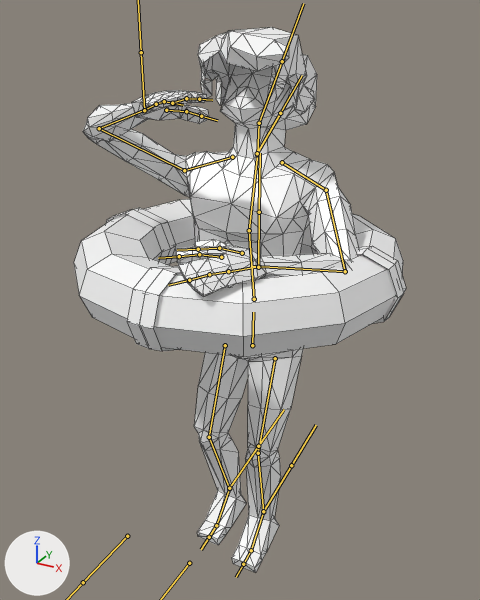
The FBX model Assets/Models/Human.fbx, before and after one commit.
The view is the same before and after, from a 50 mm lens placed at (0.955, -1.806, 1.862), pointed at (-0.015, -0.042, 0.98). Every picture has the same lights, and +X, +Y and +Z are marked at lower left. Both versions are drawn at frame 11 of the action 'Armature|GrabRope'; the numbers are the values there. The bones that bend it are drawn over the model as lines. Mesh edges are drawn as thin lines.

Objects in the first picture: 'Character_Hair_Male_01', 'Character_Male_Face_01', 'Torus', 'Torus.002'.
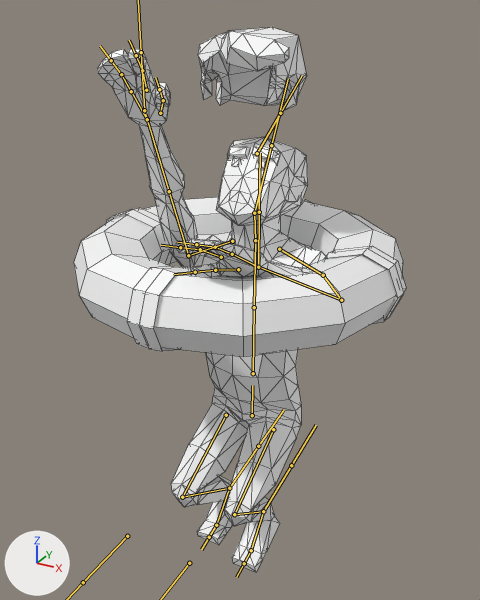
The change in detail:
Bone 'Hips' (bone_hips) moves from (0.0, 0.0, 0.0) to (0.0, -0.288, -0.017).
Bone 'Hips' (bone_hips) turns from (1, 0, 0) to (2, 0, 0) degrees about its own x, y and z.
Bone 'Spine' (bone_spine) turns from (5, 0, 0) to (-6, 0, 0) degrees about its own x, y and z.
Bone 'Chest' (bone_chest) turns from (-16, 0, 0) to (6, 0, 0) degrees about its own x, y and z.
Bone 'UpperArm.L' (bone_upperarm_l) turns from (40, 29, -27) to (57, -1, 21) degrees about its own x, y and z.
Bone 'LowerArm.L' (bone_lowerarm_l) turns from (80, -10, 0) to (52, -25, 31) degrees about its own x, y and z.
Bone 'UpperArm.R' (bone_upperarm_r) turns from (43, 3, 3) to (79, 26, -27) degrees about its own x, y and z.
Bone 'LowerArm.R' (bone_lowerarm_r) turns from (89, -14, 39) to (-3, 22, 4) degrees about its own x, y and z.
Bone 'UpperLeg.L' (bone_upperleg_l) turns from (24, -2, -3) to (69, -2, -4) degrees about its own x, y and z.
Bone 'LowerLeg.L' (bone_lowerleg_l) turns from (-33, 0, -1) to (-115, -2, -1) degrees about its own x, y and z.
Bone 'Foot.L' (bone_foot_l) turns from (-2, 4, 1) to (37, 4, 4) degrees about its own x, y and z.
Bone 'UpperLeg.R' (bone_upperleg_r) turns from (25, 2, 3) to (64, 2, 3) degrees about its own x, y and z.
Bone 'LowerLeg.R' (bone_lowerleg_r) turns from (-40, 0, 1) to (-118, 2, 1) degrees about its own x, y and z.
Bone 'Foot.R' (bone_foot_r) turns from (7, -4, -1) to (47, -4, -4) degrees about its own x, y and z.

Changed parts and their boxes [x1, y1, x2, y2] in the pictures (480 x 600 px):
'Character_Male_Face_01', posed: before [83, 54, 359, 572]; after [98, 49, 326, 572]
bone 'Hips', root to tip: before (252, 345) to (253, 312); after (252, 415) to (252, 385)
bone 'Spine', root to tip: before (254, 299) to (249, 230); after (253, 373) to (254, 307)
bone 'Chest', root to tip: before (249, 230) to (257, 154); after (254, 307) to (255, 240)
bone 'UpperArm.L', root to tip: before (326, 190) to (345, 271); after (323, 275) to (341, 300)
bone 'LowerArm.L', root to tip: before (345, 271) to (252, 266); after (341, 300) to (253, 264)
bone 'UpperArm.R', root to tip: before (184, 170) to (99, 128); after (188, 255) to (169, 191)
bone 'LowerArm.R', root to tip: before (99, 128) to (148, 108); after (169, 191) to (145, 114)
bone 'UpperLeg.L', root to tip: before (275, 358) to (258, 453); after (273, 429) to (234, 514)
bone 'LowerLeg.L', root to tip: before (258, 453) to (263, 512); after (234, 514) to (263, 511)
bone 'Foot.L', root to tip: before (263, 512) to (251, 550); after (263, 511) to (251, 550)
bone 'UpperLeg.R', root to tip: before (225, 345) to (209, 437); after (226, 415) to (182, 497)
bone 'LowerLeg.R', root to tip: before (209, 437) to (229, 488); after (182, 497) to (229, 488)
